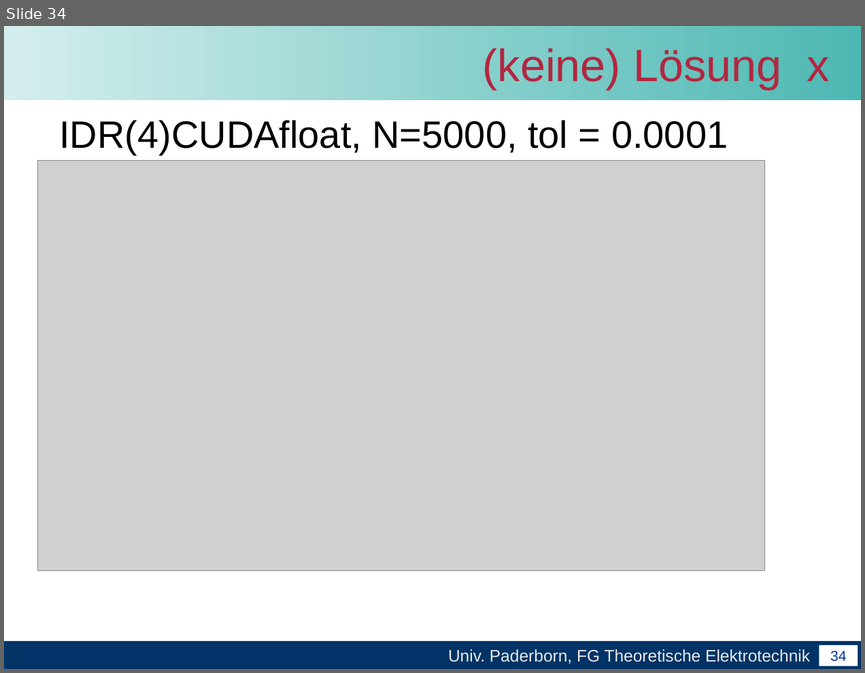
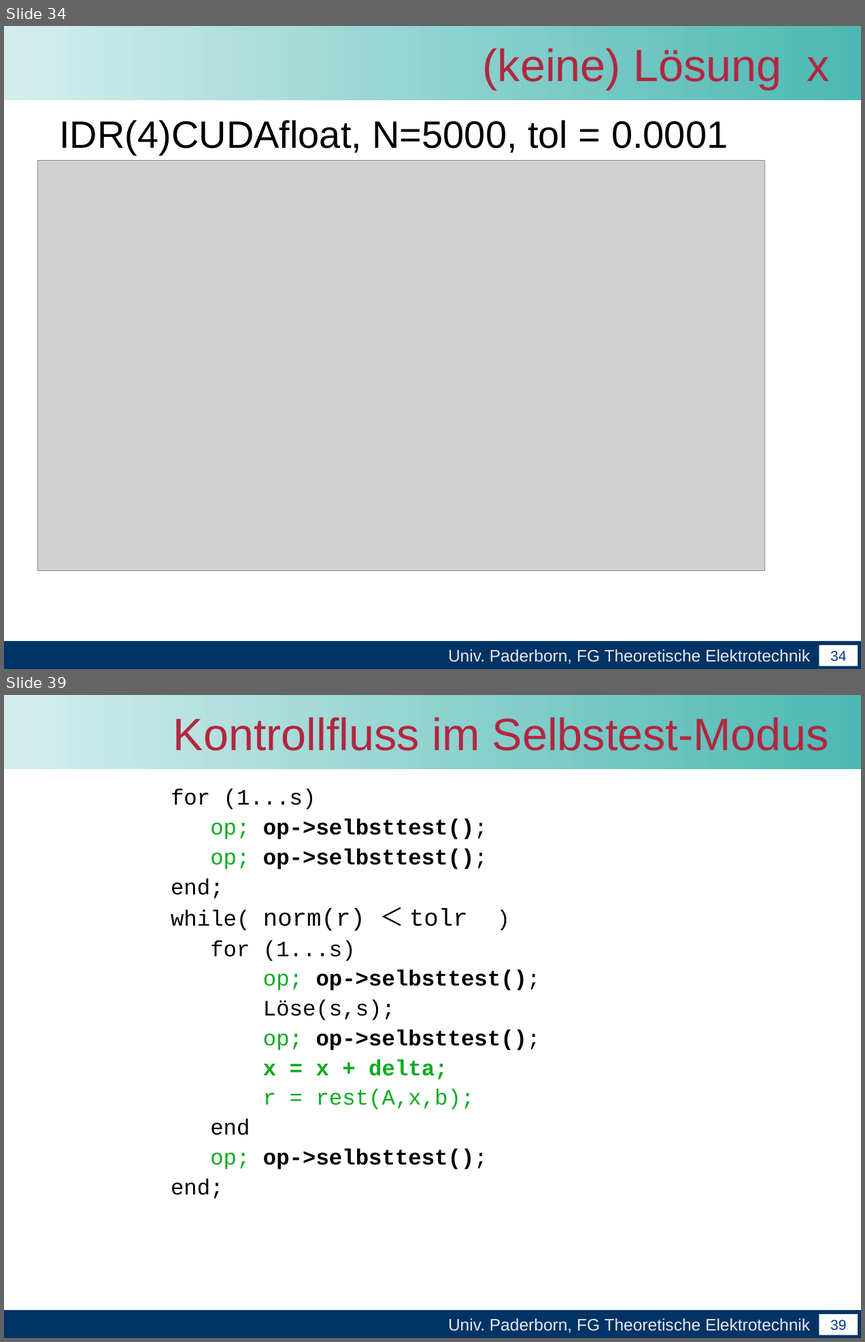
Before and after one commit to unconditional/projektarbeitcuda, a slide deck: Abschlussvortrag/Abschlussvortrag der Projektarbeit CUDA.ppt. Shown one above the other, each under a label of ours: slide 34 before the commit, slides 34 and 39 after it; the slides between them are not shown. The pictures are 865x673 and 865x1342 pixels, drawn with LibreOffice and Linux fonts; fonts in the diff are those of the drawing; grey boxes stand for pictures; background and template pictures are left out. Boxes give left, top, right and bottom in pixels: in the first picture for what was removed or moved away, otherwise in the second. Text is boxed around its words. In the diff, an @@ line names an element or a change of style, - is before the commit and + after.

```diff
--- a/Abschlussvortrag/Abschlussvortrag der Projektarbeit CUDA.ppt
+++ b/Abschlussvortrag/Abschlussvortrag der Projektarbeit CUDA.ppt
@@ slide 39 added at (x1=4, y1=695, x2=861, y2=1338), background #FFFFFF; not listed: 4 template elements that a slide beside it also shows @@
@@ title added at (x1=173, y1=717, x2=829, y2=751), 38 pt, text #B32640 @@
+Kontrollfluss im Selbstest-Modus
@@ text added at (x1=171, y1=789, x2=541, y2=1198), 18.5 pt, text #000000 @@
+for (1...s)
+op; op->selbsttest();
+op; op->selbsttest();
+end;
+while( norm(r) ＜ tolr )
+for (1...s)
+op; op->selbsttest();
+Löse(s,s);
+op; op->selbsttest();
+x = x + delta;
+r = rest(A,x,b);
+end
+op; op->selbsttest();
+end;
```
Also in this commit, not shown: 7 slides changed, 5 other slides added, 2 slides removed.
